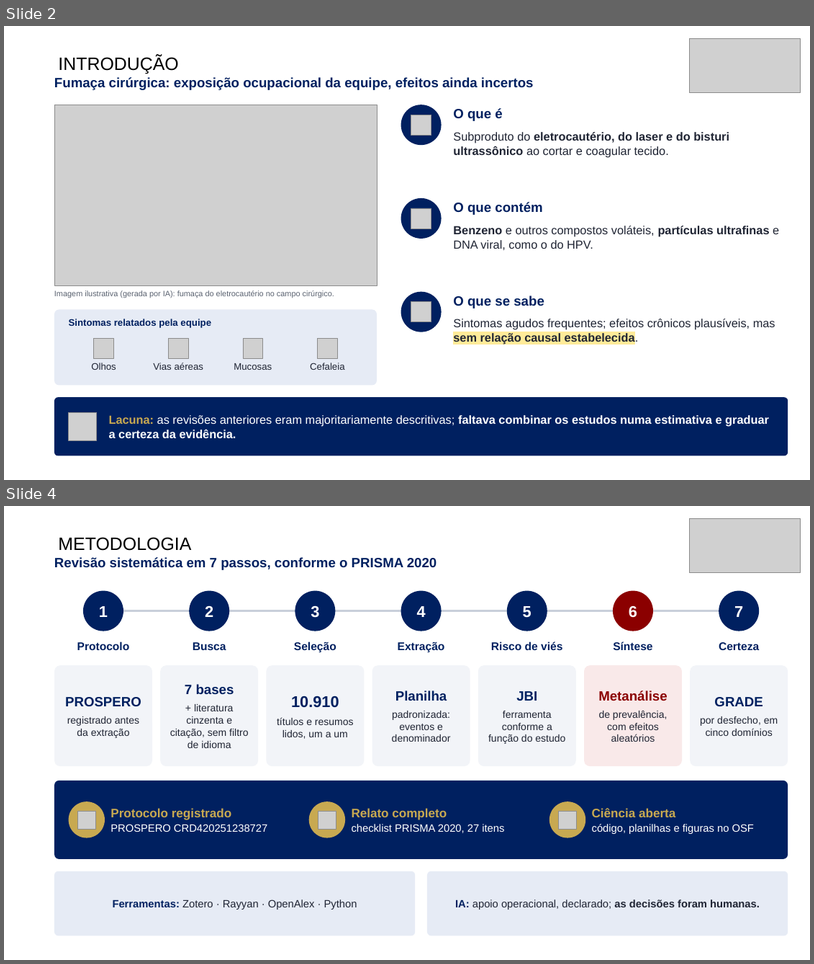
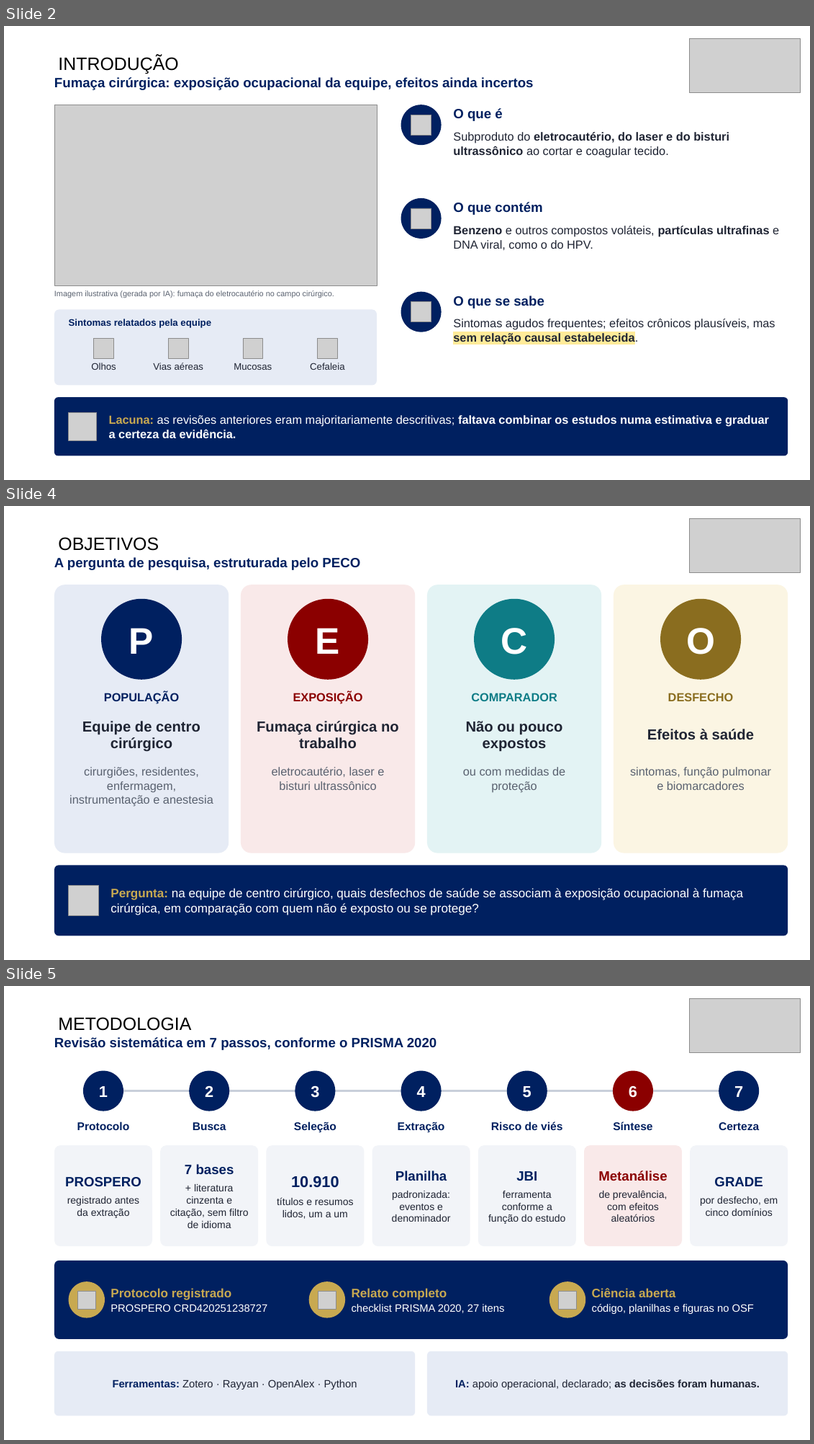
Before and after one commit to ravibuzz/IC-fumaca, a slide deck: apresentacao/SEMICA_Fumaca_Cirurgica_Baccaro_ENXUTA.pptx. Shown one above the other, each under a label of ours: slides 2 and 4 before the commit, slides 2, 4 and 5 after it; the slides between them are not shown. The pictures are 814x964 and 814x1444 pixels, drawn with LibreOffice and Linux fonts; fonts in the diff are those of the drawing; grey boxes stand for pictures; background and template pictures are left out. Boxes give left, top, right and bottom in pixels: in the first picture for what was removed or moved away, otherwise in the second. Text is boxed around its words. In the diff, an @@ line names an element or a change of style, - is before the commit and + after.

```diff
--- a/apresentacao/SEMICA_Fumaca_Cirurgica_Baccaro_ENXUTA.pptx
+++ b/apresentacao/SEMICA_Fumaca_Cirurgica_Baccaro_ENXUTA.pptx
@@ slide 4 added at bbox=[4, 506, 810, 960], background picture (left out) @@
@@ picture added at bbox=[689, 518, 800, 573] @@
@@ text added at bbox=[58, 537, 159, 551], 32 pt, text #000000 @@
+OBJETIVOS
@@ text added at bbox=[54, 557, 360, 570], 24 pt, text #002060, bold @@
+A pergunta de pesquisa, estruturada pelo PECO
@@ rounded rectangle added at bbox=[54, 584, 229, 853], fill #E6EBF5 @@
@@ rounded rectangle added at bbox=[241, 584, 416, 853], fill #F9E9E9 @@
@@ rounded rectangle added at bbox=[427, 584, 602, 853], fill #E3F3F4 @@
@@ rounded rectangle added at bbox=[614, 584, 788, 853], fill #FBF5E3 @@
@@ ellipse added at bbox=[101, 599, 182, 680], fill #002060, 66 pt, text #FFFFFF, bold @@
+P
@@ ellipse added at bbox=[288, 599, 368, 680], fill #8B0000, 66 pt, text #FFFFFF, bold @@
+E
@@ ellipse added at bbox=[474, 599, 555, 680], fill #0E7C86, 66 pt, text #FFFFFF, bold @@
+C
@@ ellipse added at bbox=[661, 599, 741, 680], fill #8A6D1F, 66 pt, text #FFFFFF, bold @@
+O
@@ text added at bbox=[104, 691, 179, 703], 21 pt, text #002060, bold @@
+POPULAÇÃO
@@ text added at bbox=[293, 691, 363, 703], 21 pt, text #8B0000, bold @@
+EXPOSIÇÃO
@@ text added at bbox=[471, 692, 557, 701], 21 pt, text #0E7C86, bold @@
+COMPARADOR
@@ text added at bbox=[669, 692, 734, 701], 21 pt, text #8A6D1F, bold @@
+DESFECHO
@@ text added at bbox=[82, 721, 201, 752], 26 pt, text #1F2433, bold @@
+Equipe de centro cirúrgico
@@ text added at bbox=[257, 721, 399, 748], 26 pt, text #1F2433, bold @@
+Fumaça cirúrgica no trabalho
@@ text added at bbox=[466, 721, 563, 752], 26 pt, text #1F2433, bold @@
+Não ou pouco expostos
@@ text added at bbox=[648, 728, 754, 739], 26 pt, text #1F2433, bold @@
+Efeitos à saúde
@@ text added at bbox=[70, 767, 214, 806], 21 pt, text #5A6270 @@
+cirurgiões, residentes, enfermagem, instrumentação e anestesia
@@ text added at bbox=[272, 767, 384, 790], 21 pt, text #5A6270 @@
+eletrocautério, laser e bisturi ultrassônico
@@ text added at bbox=[463, 767, 566, 793], 21 pt, text #5A6270 @@
+ou com medidas de proteção
@@ text added at bbox=[630, 767, 772, 790], 21 pt, text #5A6270 @@
+sintomas, função pulmonar e biomarcadores
@@ rounded rectangle added at bbox=[54, 865, 788, 935], fill #002060 @@
@@ picture added at bbox=[69, 885, 99, 915] @@
@@ text added at bbox=[111, 888, 743, 915], 22 pt, text #FFFFFF @@
+Pergunta: na equipe de centro cirúrgico, quais desfechos de saúde se associam à exposição ocupacional à fumaça cirúrgica, em comparação com quem não é exposto ou se protege?
@@ what was slide 4 is now slide 5 @@
```
Also in this commit, not shown: 2 slides changed, 7 other files.
